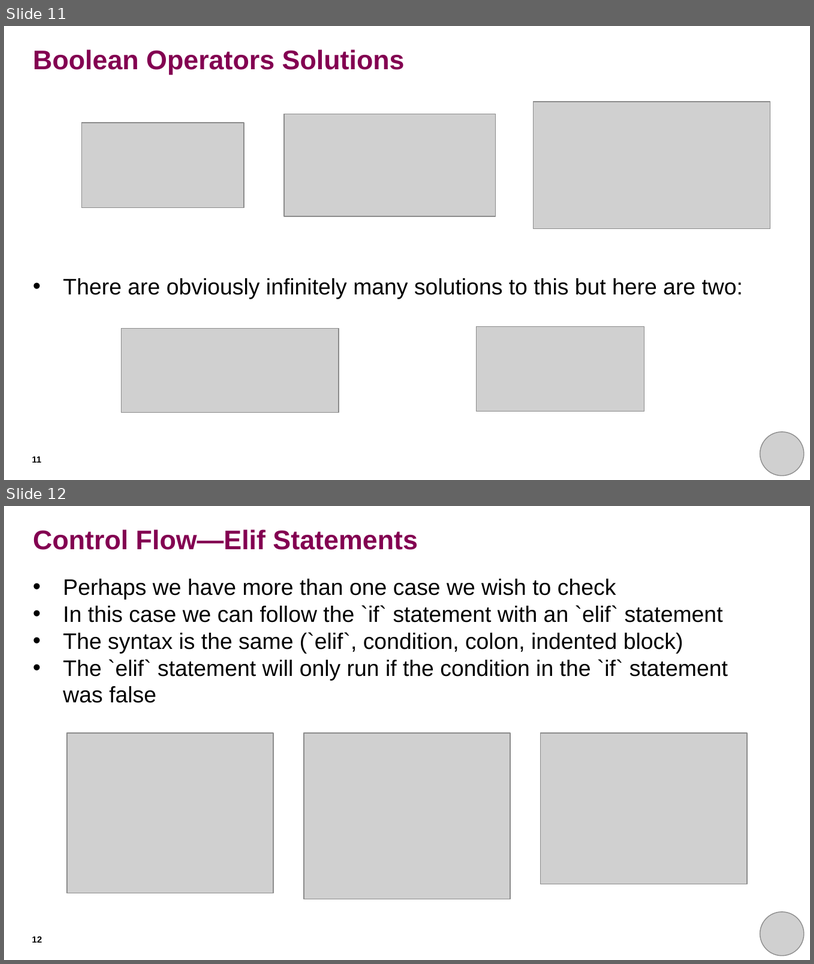
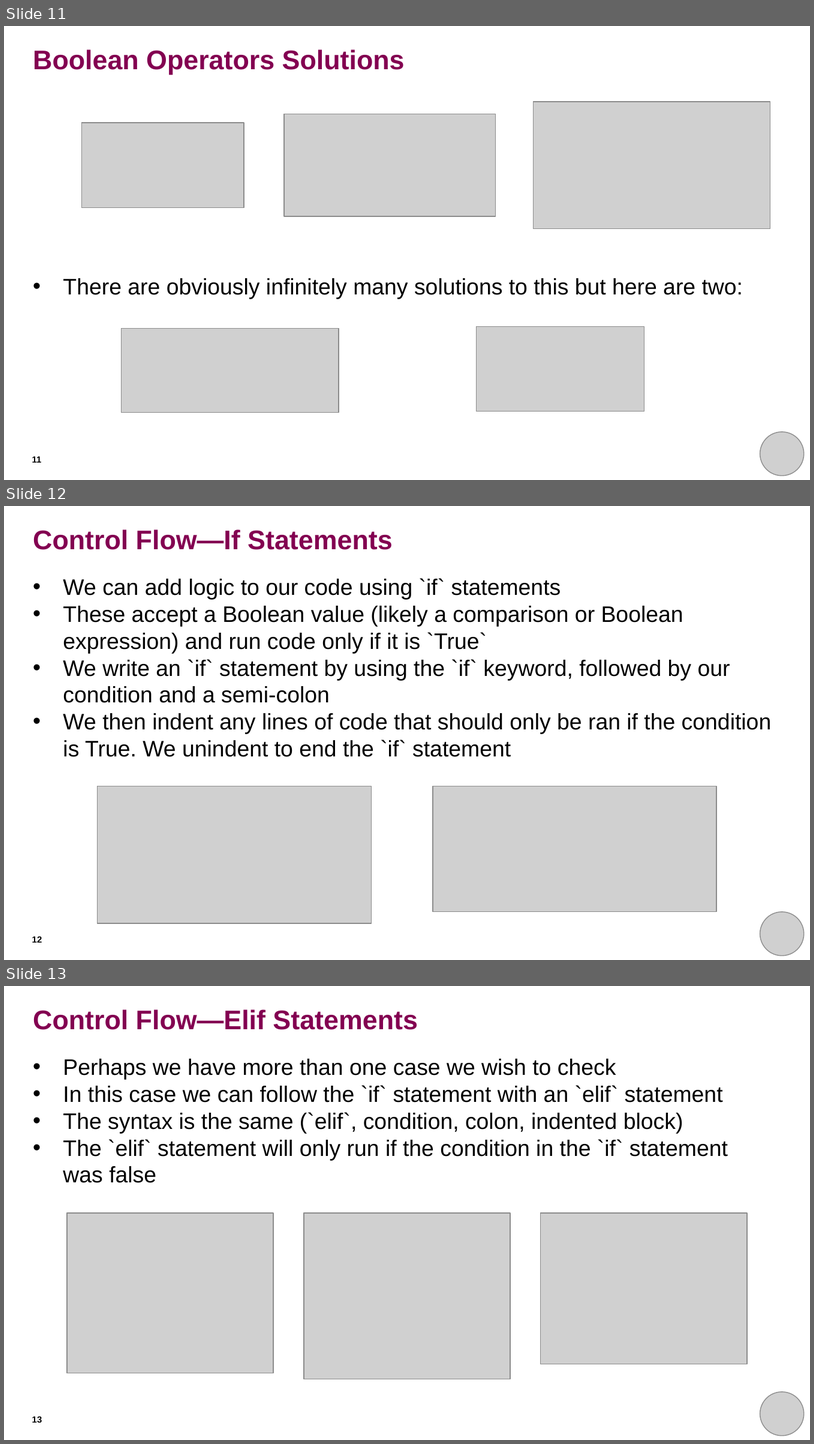
Before and after one commit to THargreaves/beginners-python, a slide deck: session_three/session_three_presentation.pptx. Shown one above the other, each under a label of ours: slides 11 and 12 before the commit, slides 11, 12 and 13 after it. The pictures are 814x964 and 814x1444 pixels, drawn with LibreOffice and Linux fonts; fonts in the diff are those of the drawing; grey boxes stand for pictures. Boxes give left, top, right and bottom in pixels: in the first picture for what was removed or moved away, otherwise in the second. Text is boxed around its words. In the diff, an @@ line names an element or a change of style, - is before the commit and + after.

Commit message:
Add missing if statement slide

```diff
--- a/session_three/session_three_presentation.pptx
+++ b/session_three/session_three_presentation.pptx
@@ slide 12 added at [4, 506, 810, 960], background #FFFFFF @@
@@ title added at [33, 529, 392, 550], 24 pt, text #830051, bold @@
+Control Flow—If Statements
@@ text added at [63, 578, 772, 757], 20 pt, text #000000 @@
+• We can add logic to our code using `if` statements
+• These accept a Boolean value (likely a comparison or Boolean expression) and run code only if it is `True`
+• We write an `if` statement by using the `if` keyword, followed by our condition and a semi-colon
+• We then indent any lines of code that should only be ran if the condition is True. We unindent to end the `if` statement
@@ picture added at [98, 786, 372, 923] @@
@@ picture added at [433, 786, 717, 912] @@
@@ picture added at [761, 912, 804, 955] @@
@@ page number added at [32, 936, 42, 942], 8 pt, text #000000, bold @@
+12
@@ what was slide 12 is now slide 13 @@
@@ page number at [32, 1416, 42, 1422]: text changed @@
-12
+13
```
